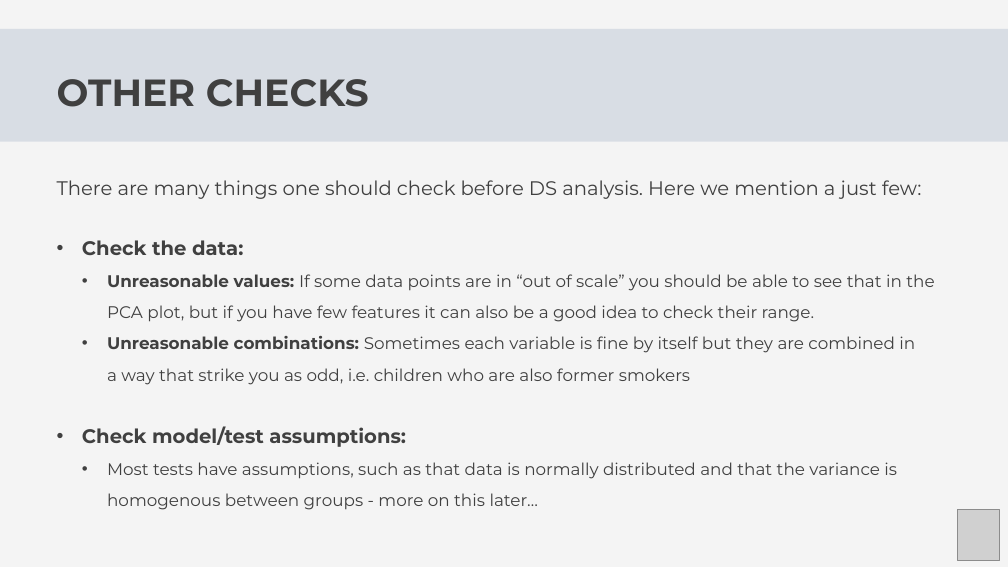
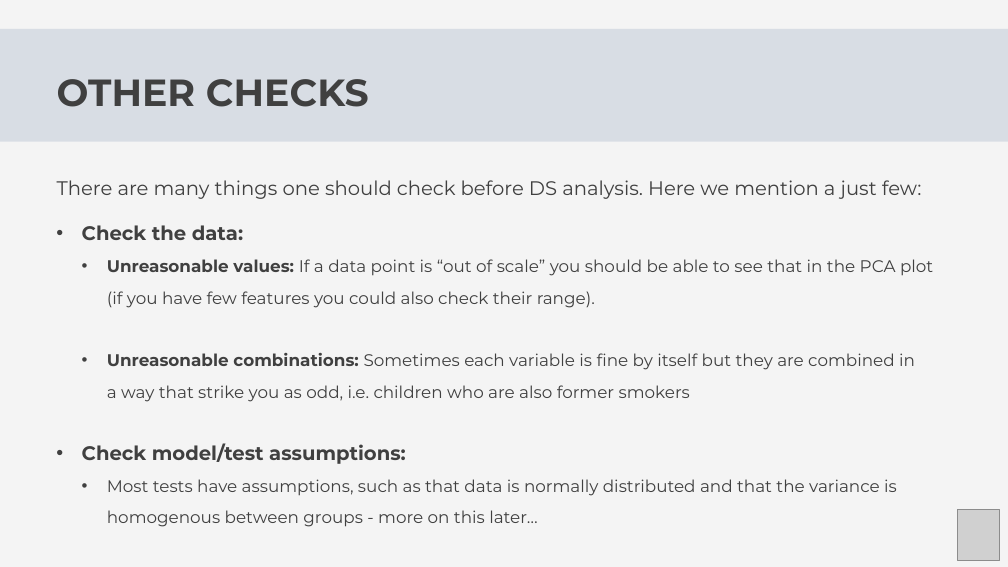
Before and after one commit to Center-for-Health-Data-Science/Foundations-of-Health-Data-Science, a slide deck: slide 21 of Slides/FHDS_Exploratory_Data_Analysis_Part2.pptx. Drawn at 1008x567 pixels with LibreOffice and Linux fonts; fonts in the diff are those of the drawing; grey boxes stand for pictures. Boxes give left, top, right and bottom in pixels: in the first picture for what was removed or moved away, otherwise in the second. Text is boxed around its words. In the diff, an @@ line names an element or a change of style, - is before the commit and + after.

```diff
--- a/Slides/FHDS_Exploratory_Data_Analysis_Part2.pptx
+++ b/Slides/FHDS_Exploratory_Data_Analysis_Part2.pptx
@@ text "Check the data:": place and size @@
-text "Check the data:" at [82,240,934,510]
+text "Check the data:" at [82,225,933,527]
@@ text at [107,259,933,308]: text changed @@
-  • Unreasonable values: If some data points are in “out of scale” you should be able to see that in the PCA plot, but if you have few features it can also be a good idea to check their range.
+  • Unreasonable values: If a data point is “out of scale” you should be able to see that in the PCA plot (if you have few features you could also check their range).
```
Also in this commit, not shown: 15 other slides changed, 2 slides added, 1 slide removed, 1 other file.
